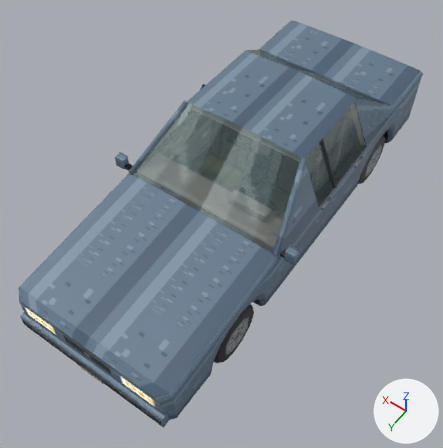
The glTF model THE_VEIL_ASSETS_V2/05_Vehicles/Protagonist_Sedan/VEH_ProtagonistSedan.glb, before and after one commit.
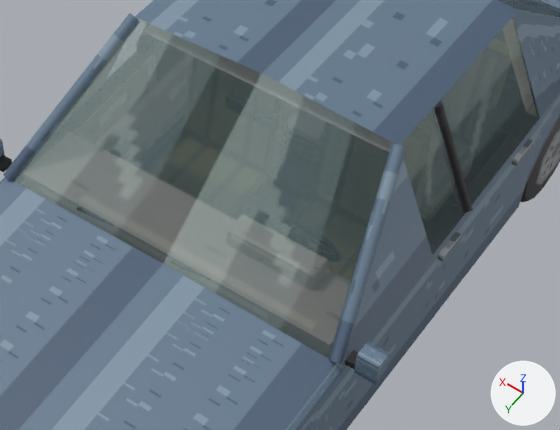
Old and new are each drawn whole from a camera (50 mm lens) standing at (-2.29, 3.61, 5.37) and looking at (-0.04, 0.45, 0.42) and again close up on the part from 29% to 85% of the width and 21% to 64% of the height. Lighting does not change. The marker at lower right points along +X, +Y and +Z. The first two pictures are the older version. Objects named as collision shapes, trigger or cutter boxes, shadow casters or lower levels of detail are left out. Where no turn or scale is listed for an object, it has been applied to the vertices. Vertices at exactly the same position are counted once.

Names of what the first close-up shows: 'Body', 'Door_FL', 'Door_FR', 'Door_RL', 'Door_RR', 'Hood', 'SteeringWheel', 'Wheel_RL' and 1 more.
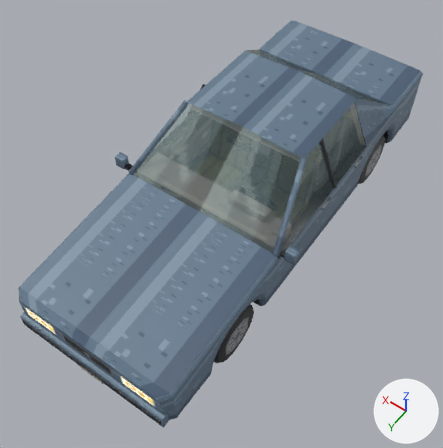
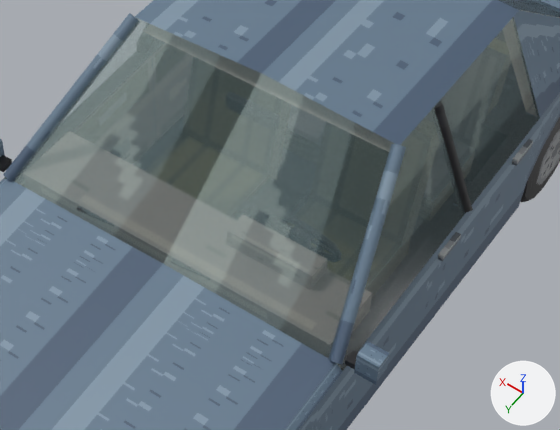
Where the change shows, as pixel boxes (x1, y1, x2, y2) in the close-ups (560 x 430 px):
'Door_FL', reshaped: before (322, 159, 467, 430); after (322, 203, 467, 430)
'Door_FR', reshaped: before (0, 17, 156, 187); after (0, 51, 156, 187)
part 1 of me_door_fl, recoloured (blue): before (337, 159, 432, 371)
part 2 of me_door_fr, deleted: before (51, 17, 136, 136)

What the commit changed:
me_door_fl is used by ob_door_fl; location (-0.884, 0.86, 0.535).
me_door_fl had 54 vertices, 70 faces and spanned x -0.151..0.236, y -1.1..0.0, z -0.315..0.875.
me_door_fl now has 50 vertices, 64 faces and spans x -0.151..0.224, y -1.1..0.0, z -0.315..0.875.
me_door_fl part 1: 2 faces spanning x -0.001..0.224, y -0.8..-0.1, z 0.325..0.875 switch from mat_m_veh_atlas (picture img_image_0) to mat_m_veh_glass.
Edits to the shape of me_door_fl do not show in these pictures.
me_door_fr is used by ob_door_fr; location (0.884, 0.86, 0.535).
Verts and faces of me_door_fr; kept vertices keep their numbers, new ones are numbered from 54.
Before the commit, vertices of me_door_fr: 41 (0.001, -0.1, 0.325) at pixel (2, 179), 42 (-0.034, -0.1, 0.355) at pixel (8, 178), 46 (0.001, -0.8, 0.355), 47 (-0.224, -0.8, 0.875) at pixel (134, 16), 48 (-0.011, -0.1, 0.325) at pixel (4, 180).
Before the commit, vertices of me_door_fr: 49 (-0.011, -0.8, 0.355) at pixel (103, 85), 50 (-0.236, -0.8, 0.875) at pixel (136, 17), 51 (-0.046, -0.1, 0.355).
me_door_fr had 54 vertices, 70 faces and spanned x -0.236..0.151, y -1.1..0.0, z -0.315..0.875.
me_door_fr now has 50 vertices, 64 faces and spans x -0.224..0.151, y -1.1..0.0, z -0.315..0.875.
Part 2, on me_door_fr:
Vertices deleted: 48 to 51 (with the faces that use them).
